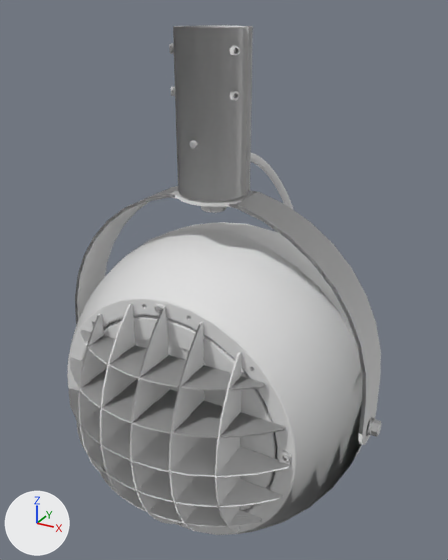
Two versions of the glTF model public/renders/web-glb/willstudio-dwx-flood-spot.glb, one commit apart.
The view is the same before and after, from a 50 mm camera at (0.306, -0.579, 0.575) aimed at (-0.011, -0.002, 0.287). Lighting does not change. The marker at lower left points along +X, +Y and +Z. The first picture is the older version. Vertices at exactly the same position are counted once.
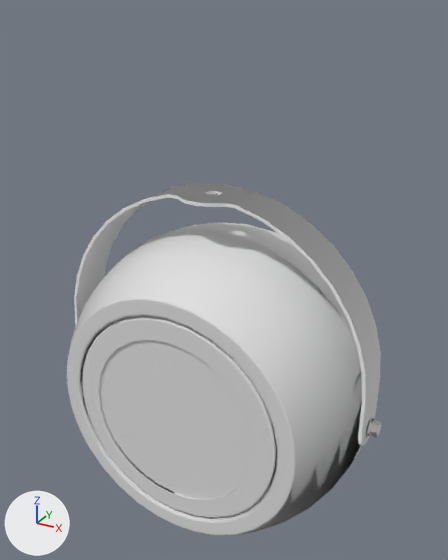
Boxes [x1, y1, x2, y2] around the edits, measured in the pictures (448 x 560 px):
'Mesh_0', reshaped, moved, rescaled (31% shorter): before [67, 25, 382, 535]; after [67, 183, 381, 536]
part 1 of me_mesh_0, rebuilt: before [67, 229, 362, 535]; after [67, 229, 362, 536]
part 2 of me_mesh_0, rebuilt (mostly hidden): before [174, 222, 353, 333]; after [174, 223, 352, 332]
part 3 of me_mesh_0, deleted: before [69, 25, 382, 533]
part 4 of me_mesh_0, reshaped: before [75, 186, 381, 457]; after [74, 183, 381, 471]
part 5 of me_mesh_0, cut back: after [82, 316, 277, 518]

What the commit changed:
me_mesh_0 is used by ob_mesh_0; location (-0.194, 0.205, 0.0); scale (0.0000341, 0.0000341, 0.0000341).
me_mesh_0 had 19409 vertices, 26165 faces and spanned x 0.0..11362.0, y -12044.0..0.0, z 0.0..16383.0.
me_mesh_0 now has 4698 vertices, 6361 faces and spans x 0.0..15807.0, y -11291.0..0.0, z 0.0..16383.0.
me_mesh_0 part 1: the loose piece of 1505 vertices spanning x 469.0..10893.0, y -10043.0..-6818.0, z 18.0..10442.0 is rebuilt with 970 vertices and now spans x 652.0..15155.0, y -11291.0..-6805.0, z 25.0..14527.0.
me_mesh_0 part 2: the loose piece of 727 vertices spanning x 469.0..10893.0, y -6795.0..-1927.0, z 18.0..10442.0 is rebuilt with 434 vertices and now spans x 652.0..15155.0, y -6773.0..0.0, z 25.0..14527.0.
me_mesh_0 part 3: 445 loose pieces with 16531 vertices, spanning x 0.0..11362.0, y -12044.0..0.0, z 163.0..16383.0, are deleted.
me_mesh_0 part 4: 643 vertices removed from x 318.0..11044.0, y -8354.0..-6213.0, z 0.0..11776.0; 2938 vertices added at x 0.0..15807.0, y -8942.0..-5964.0, z 0.0..16383.0.
me_mesh_0 part 5: 3 vertices removed from x 5657.0..5704.0, y -10283.0..-10270.0, z 5242.0..5281.0; 356 vertices added at x 3037.0..12769.0, y -11244.0..-10967.0, z 2404.0..12148.0.
Object 'Mesh_0' (ob_mesh_0) moves from (-0.194, 0.205, 0.0) to (-0.194, 0.138, 0.0).
Object 'Mesh_0' (ob_mesh_0) is rescaled from (0.0000341, 0.0000341, 0.0000341) to (0.0000245, 0.0000245, 0.0000245).
